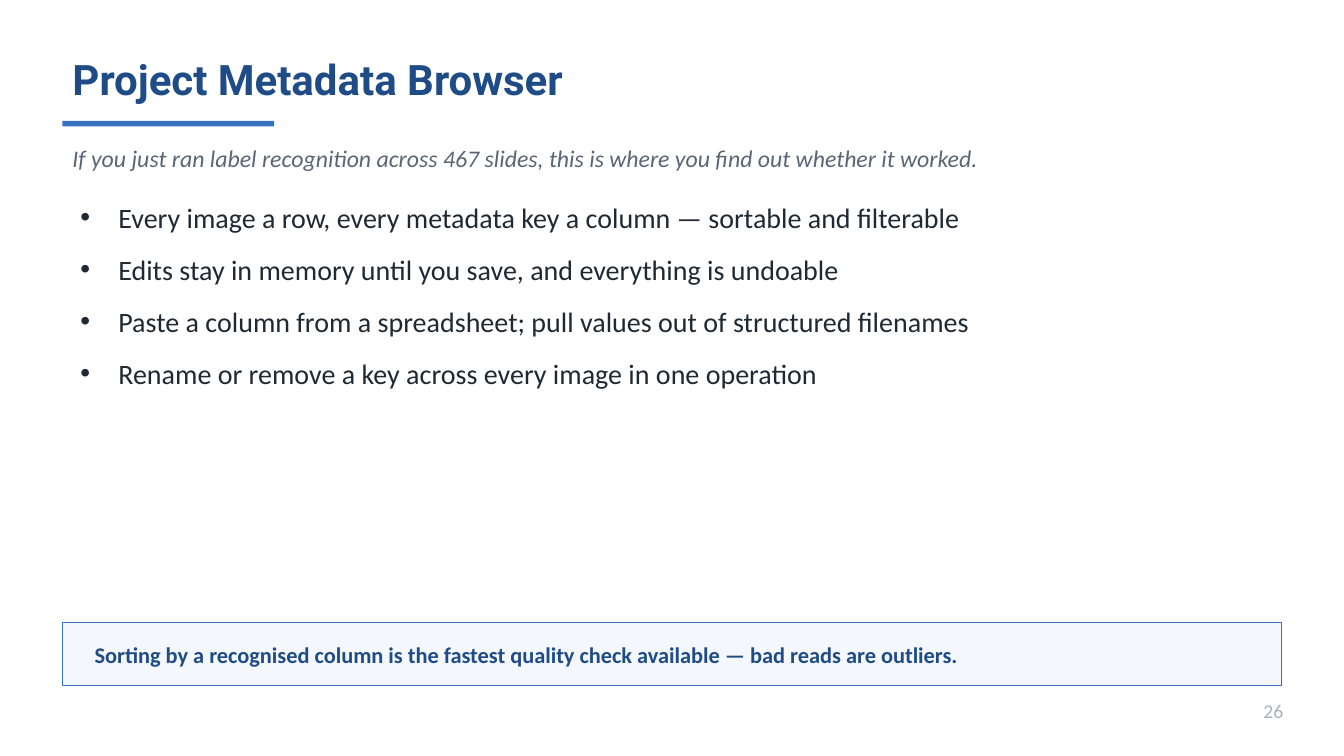
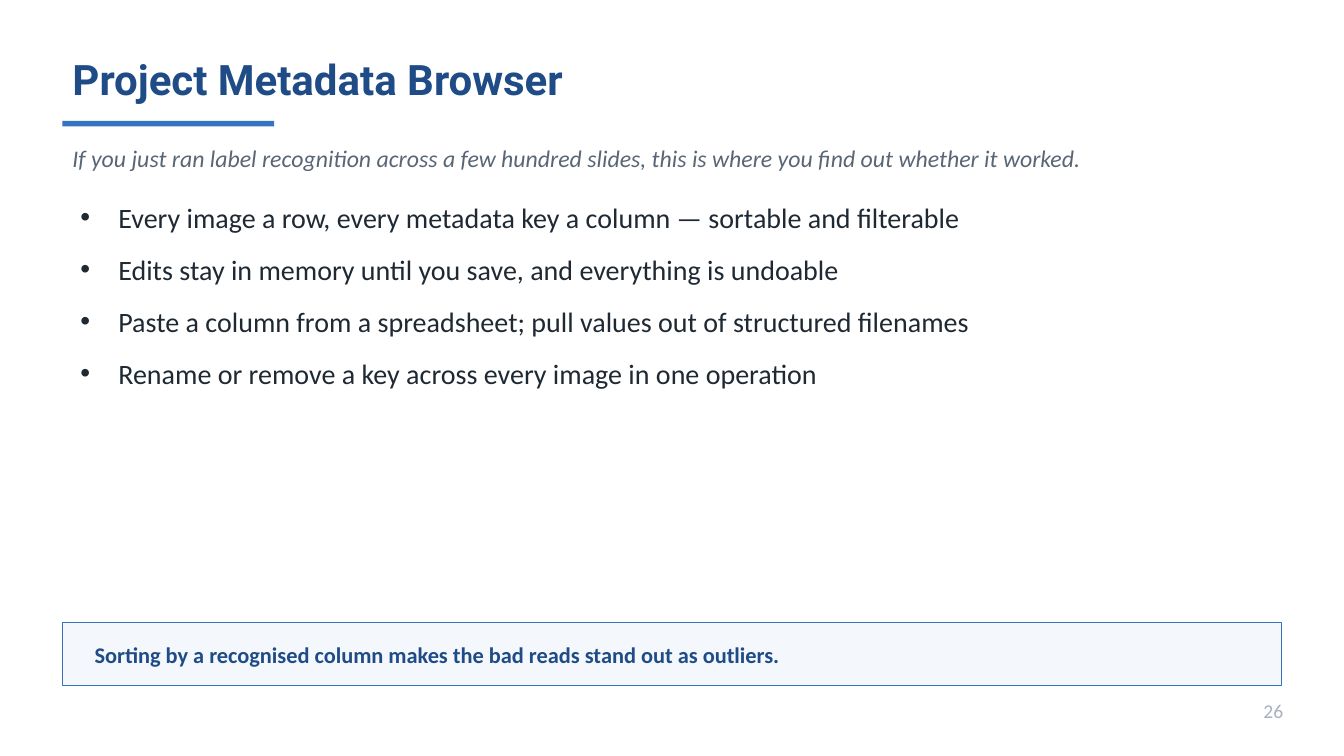
Before and after one commit to MichaelSNelson/BINA-I2K-2026-QuPath-Extensions, a slide deck: slide 26 of I2K_2026_QuPath_Extensions.pptx. Drawn at 1344x756 pixels with LibreOffice and Linux fonts; fonts in the diff are those of the drawing. Boxes give left, top, right and bottom in pixels: in the first picture for what was removed or moved away, otherwise in the second. Text is boxed around its words. In the diff, an @@ line names an element or a change of style, - is before the commit and + after.

```diff
--- a/I2K_2026_QuPath_Extensions.pptx
+++ b/I2K_2026_QuPath_Extensions.pptx
@@ text at bbox=[72, 150, 1080, 171]: text changed @@
-If you just ran label recognition across 467 slides, this is where you find out whether it worked.
+If you just ran label recognition across a few hundred slides, this is where you find out whether it worked.
@@ text at bbox=[95, 647, 779, 667]: text changed @@
-Sorting by a recognised column is the fastest quality check available — bad reads are outliers.
+Sorting by a recognised column makes the bad reads stand out as outliers.
```
Also in this commit, not shown: 1 other slide changed, 7 other files.
